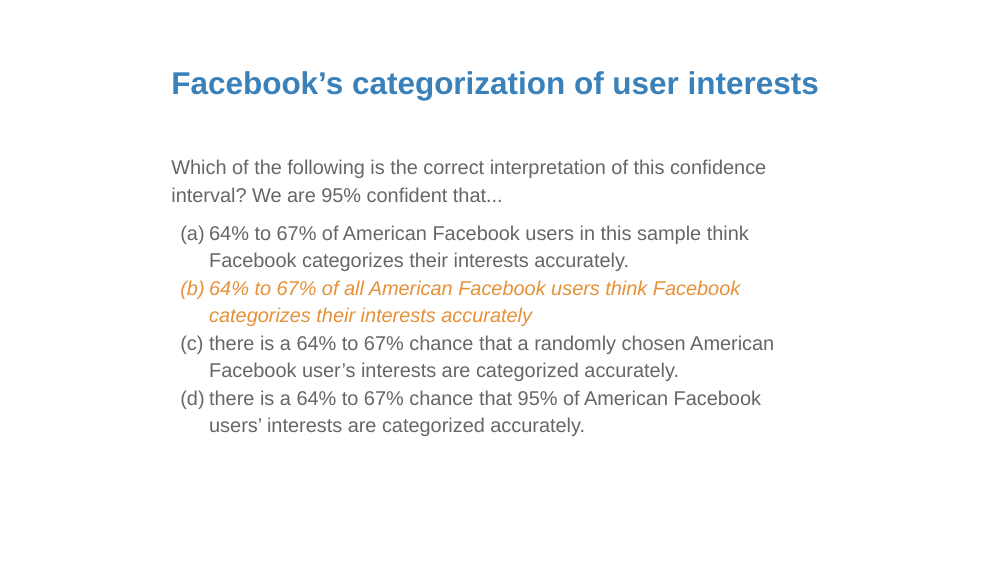
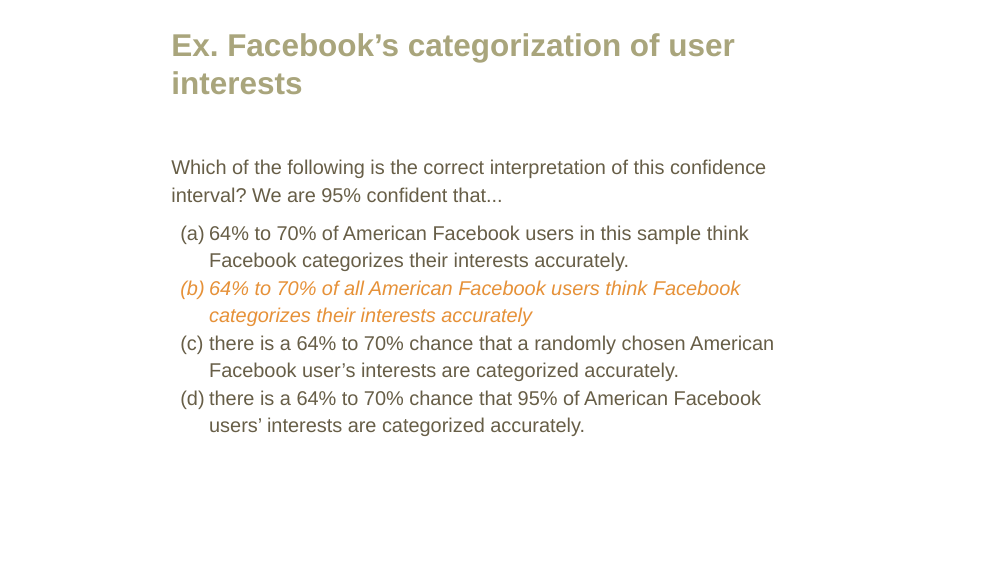
Before and after one commit to amosca01/MATH108-F23, a slide deck: slide 40 of slides/08-confidence-intervals.pptx (slide 23 before the commit). Drawn at 1008x567 pixels with LibreOffice and Linux fonts; fonts in the diff are those of the drawing. Boxes give left, top, right and bottom in pixels: in the first picture for what was removed or moved away, otherwise in the second. Text is boxed around its words. In the diff, an @@ line names an element or a change of style, - is before the commit and + after.

```diff
--- a/slides/08-confidence-intervals.pptx
+++ b/slides/08-confidence-intervals.pptx
@@ title at [171,33,734,94]: text changed; text colour #3A81BA to #A9A57C @@
-Facebook’s categorization of user interests
+Ex. Facebook’s categorization of user interests
@@ text at [171,159,766,202]: text colour #666666 to #675E47 in "Which of the following is the correct ..." @@
@@ text at [209,225,774,436]: text changed; text colour #666666 to #675E47 @@
-(a) 64% to 67% of American Facebook users in this sample think Facebook categorizes their interests accurately.
-(b) 64% to 67% of all American Facebook users think Facebook categorizes their interests accurately
-(c) there is a 64% to 67% chance that a randomly chosen American Facebook user’s interests are categorized accurately.
-(d) there is a 64% to 67% chance that 95% of American Facebook users’ interests are categorized accurately.
+(a) 64% to 70% of American Facebook users in this sample think Facebook categorizes their interests accurately.
+(b) 64% to 70% of all American Facebook users think Facebook categorizes their interests accurately
+(c) there is a 64% to 70% chance that a randomly chosen American Facebook user’s interests are categorized accurately.
+(d) there is a 64% to 70% chance that 95% of American Facebook users’ interests are categorized accurately.
```
Also in this commit, not shown: 21 other slides changed, 17 slides added, 20 slides removed, 4 other files.
